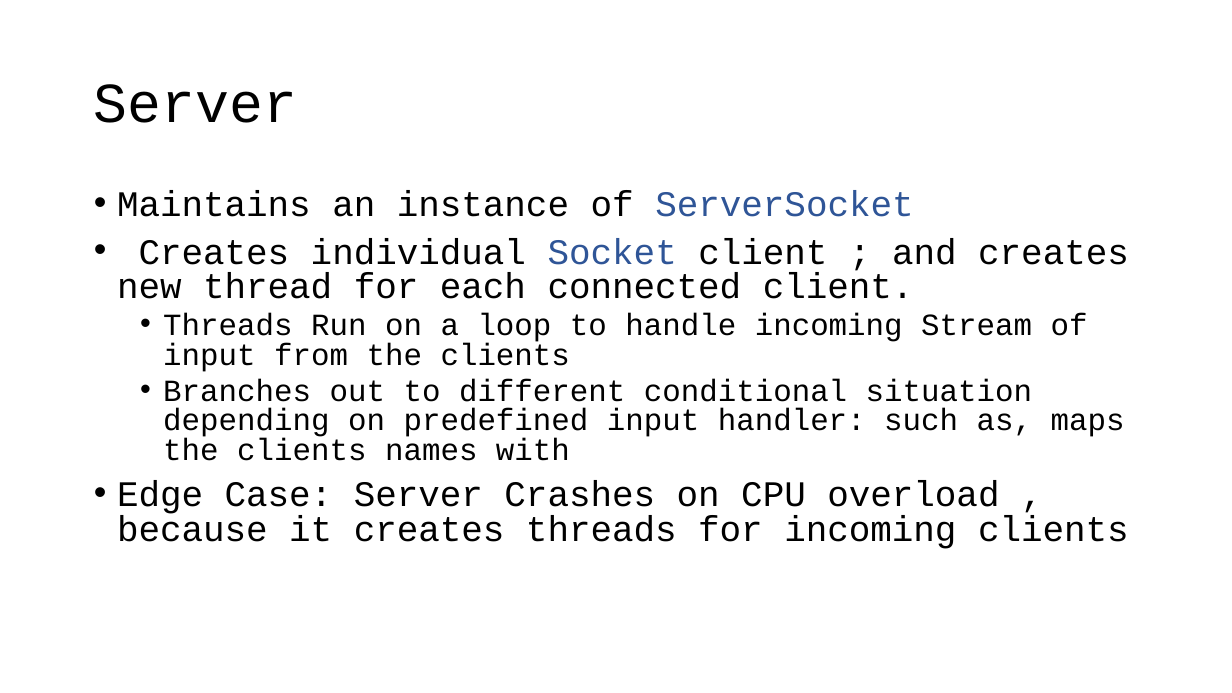
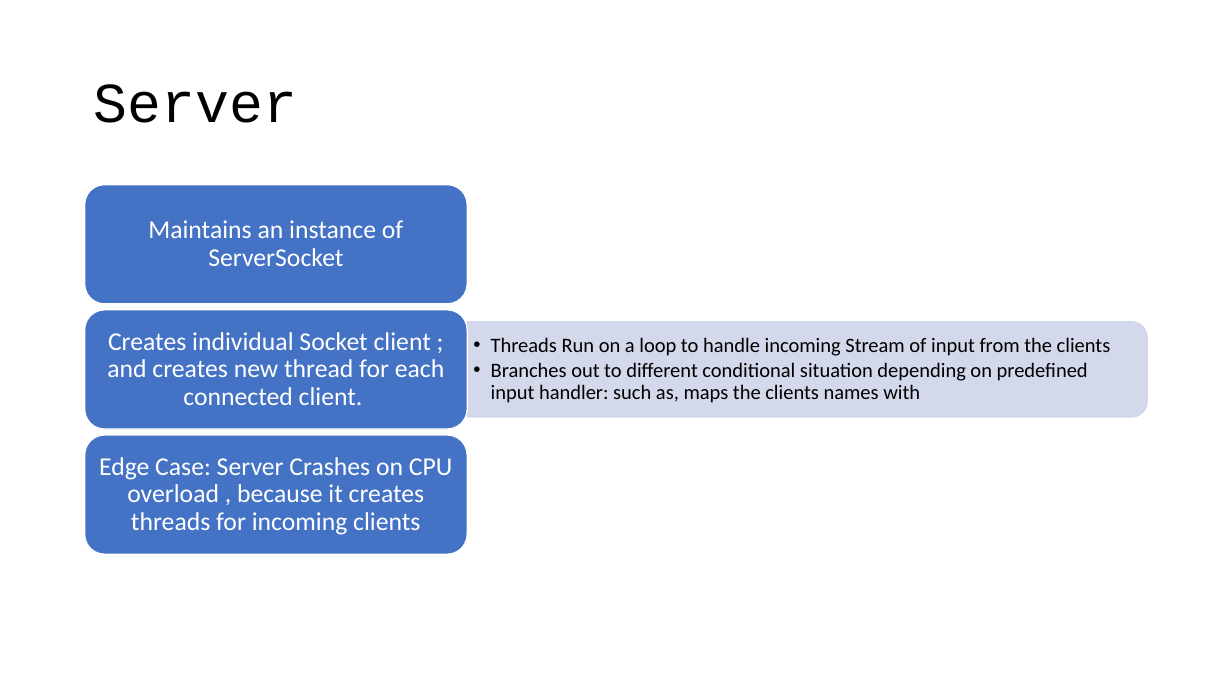
Before and after one commit to rahman-ashik/Demo-Game-Server, a slide deck: slide 5 of Game Server.pptx. Drawn at 1232x693 pixels with LibreOffice and Linux fonts; fonts in the diff are those of the drawing. Boxes give left, top, right and bottom in pixels: in the first picture for what was removed or moved away, otherwise in the second. Text is boxed around its words. In the diff, an @@ line names an element or a change of style, - is before the commit and + after.

```diff
--- a/Game Server.pptx
+++ b/Game Server.pptx
@@ text removed at (117, 191, 1129, 549) @@
-• Maintains an instance of ServerSocket
-• Creates individual Socket client ; and creates new thread for each connected client.
-  • Threads Run on a loop to handle incoming Stream of input from the clients
-  • Branches out to different conditional situation depending on predefined input handler: such as, maps the clients names with
-• Edge Case: Server Crashes on CPU overload , because it creates threads for incoming clients
@@ group added at (85, 185, 1147, 555): 4 texts, 3 rounded rectangles, 1 round same rect @@
+Maintains an instance of ServerSocket
+  • Threads Run on a loop to handle incoming Stream of input from the clients
+  • Branches out to different conditional situation depending on predefined input handler: such as, maps the clients names with
+Creates individual Socket client ; and creates new thread for each connected client.
+Edge Case: Server Crashes on CPU overload , because it creates threads for incoming clients
```
Also in this commit, not shown: 5 other slides changed, 2 slides added, 1 slide removed, 3 other files.
